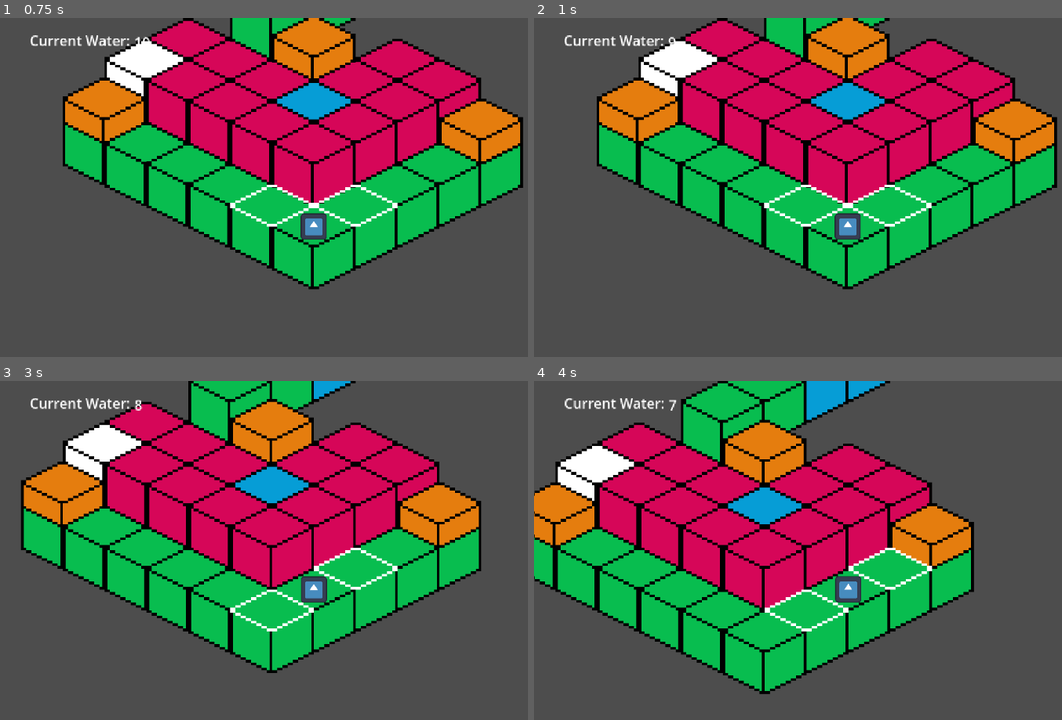
Above: before the commit, frames 1-4 (two rows, left to right).
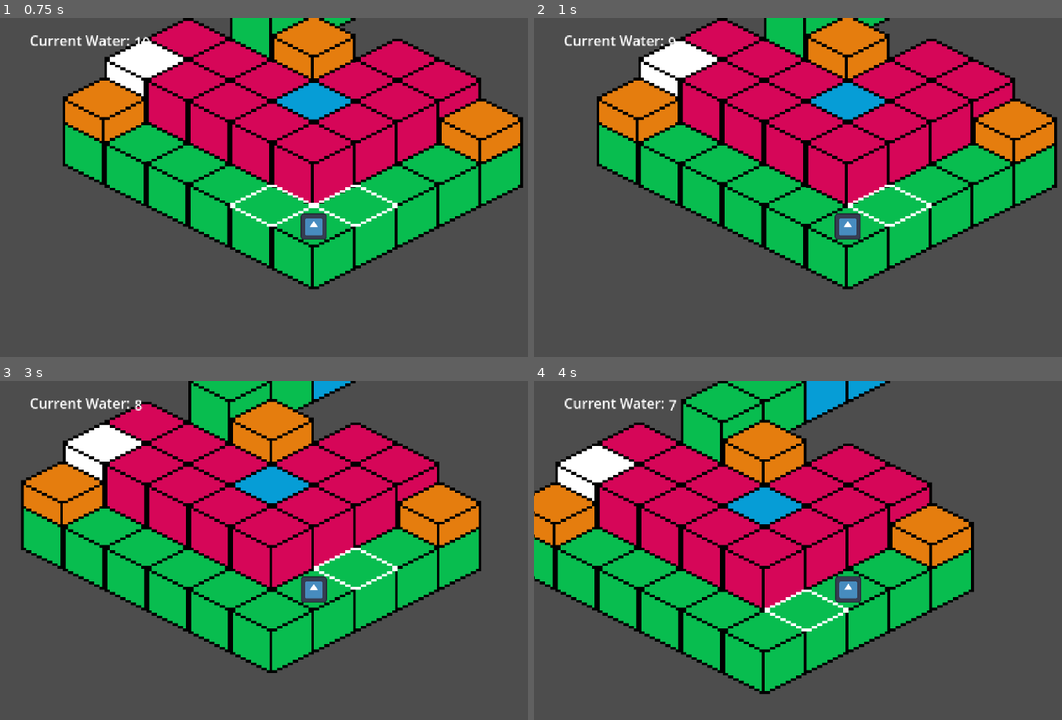
Above: after the commit, the same moments.

Repository: martinsi26/GameJam2024
Game: Godot game, scene res://Main.tscn
Same seed, same stepped clock (60 frames per second), same inputs: the game is played once before the commit and once after it. The engine's default icon, where the game draws it, is replaced by a stand-in: a white triangle on a blue panel in a dark square. Sound files missing from this copy of the repository are replaced by a short silence.
Inputs:
- Up to frame 1 (0.75 s): tap Enter at 0.5 s; hold D (move_right) from 0.53 s (still down)
- Up to frame 2 (1 s): keep holding D (move_right)
- Up to frame 3 (3 s): release D (move_right) at 1.28 s; hold S (move_down) 1.28-2.03 s; hold D (move_right) 2.03-2.78 s; tap Space at 2.75 s; hold W (move_up) from 2.78 s (still down)
- Up to frame 4 (4 s): release W (move_up) at 3.53 s; hold A (move_left) from 3.53 s (still down)

Frame 1 is identical in both runs. In frame 2, 0.3% of the frame differs, in the area x 43-60%, y 49-62%; in frame 3, 0.3%, in the area x 43-60%, y 61-74%; in frame 4, 0.3%.

Commit message:
made target / move highlight

Diff:
--- a/gamejam2024/Fish/Fish.gd
+++ b/gamejam2024/Fish/Fish.gd
@@ -163,6 +163,8 @@
 	if not target_tile_data:
 		return
 
+	map.set_target_tile(current_neighbors, tt, self)
+
 	use_water(1)
 	if target_tile_data.terrain_set == 1:
 		set_water()
--- a/gamejam2024/Maps/map.gd
+++ b/gamejam2024/Maps/map.gd
@@ -51,3 +51,36 @@
 # Convert tile coordinates to world position centered on the tile
 func get_tile_center(x: int, y: int, z: int) -> Vector2:
 	return $Layers.get_child(z).map_to_local(Vector2i(x, y)) * 3
+
+func set_target_tile(tiles, target, curr):
+	for l in $Layers.get_children():
+		l.get_node("OutlineLayer").clear()
+
+	var value
+	var x = curr.current_tile.x
+	var y = curr.current_tile.y
+
+	if target.x - x == 0:
+		if target.y - y == -1:
+			value = 1
+		else:
+			value = 2
+	else:
+		if target.x - x == -1:
+			value = 0
+		else:
+			value = 3
+
+	if !tiles[value]:
+		return
+	var t = tiles[value]
+	#for t in tiles:
+
+	var layer = $Layers.get_child(t.pos.z).get_node("OutlineLayer")
+
+	var source_id = 1
+
+	if t.data.terrain_set == 0:
+		source_id = 2
+
+	layer.set_cell(Vector2(t.pos.x, t.pos.y), source_id, Vector2i(0, 0))
